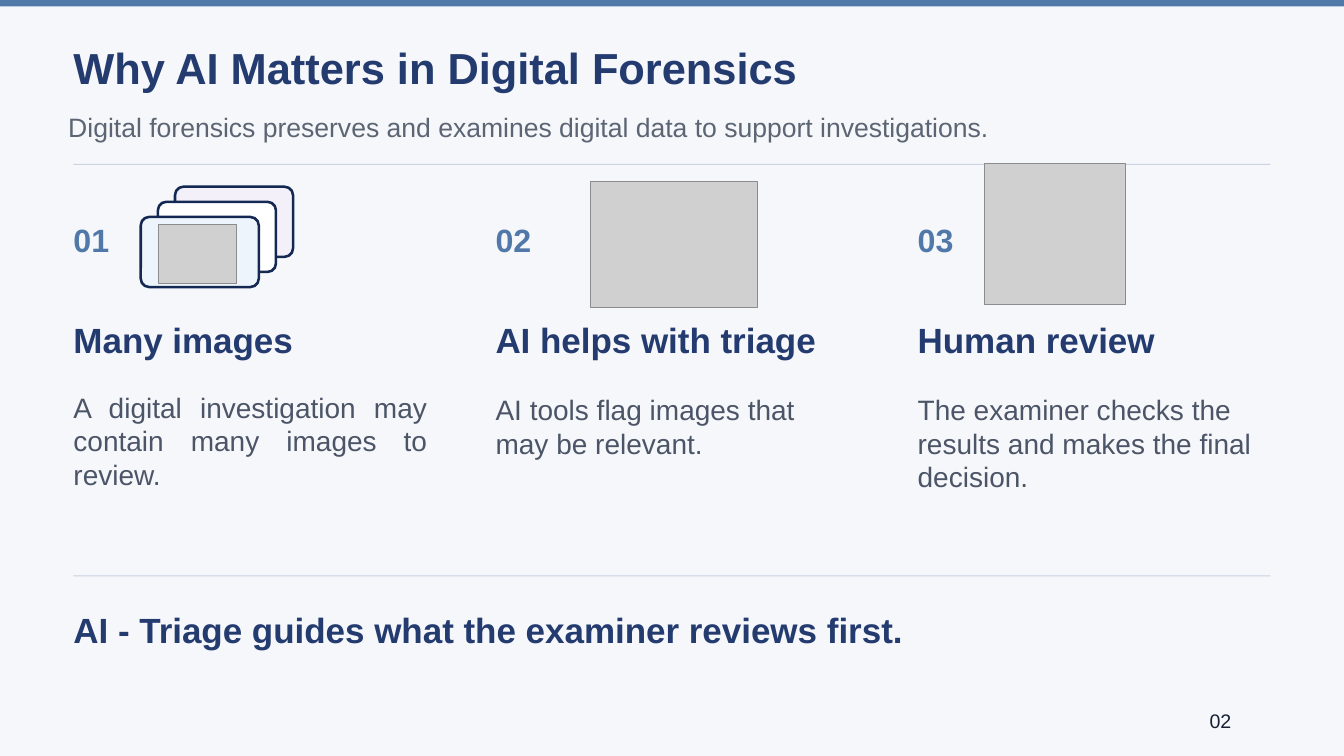
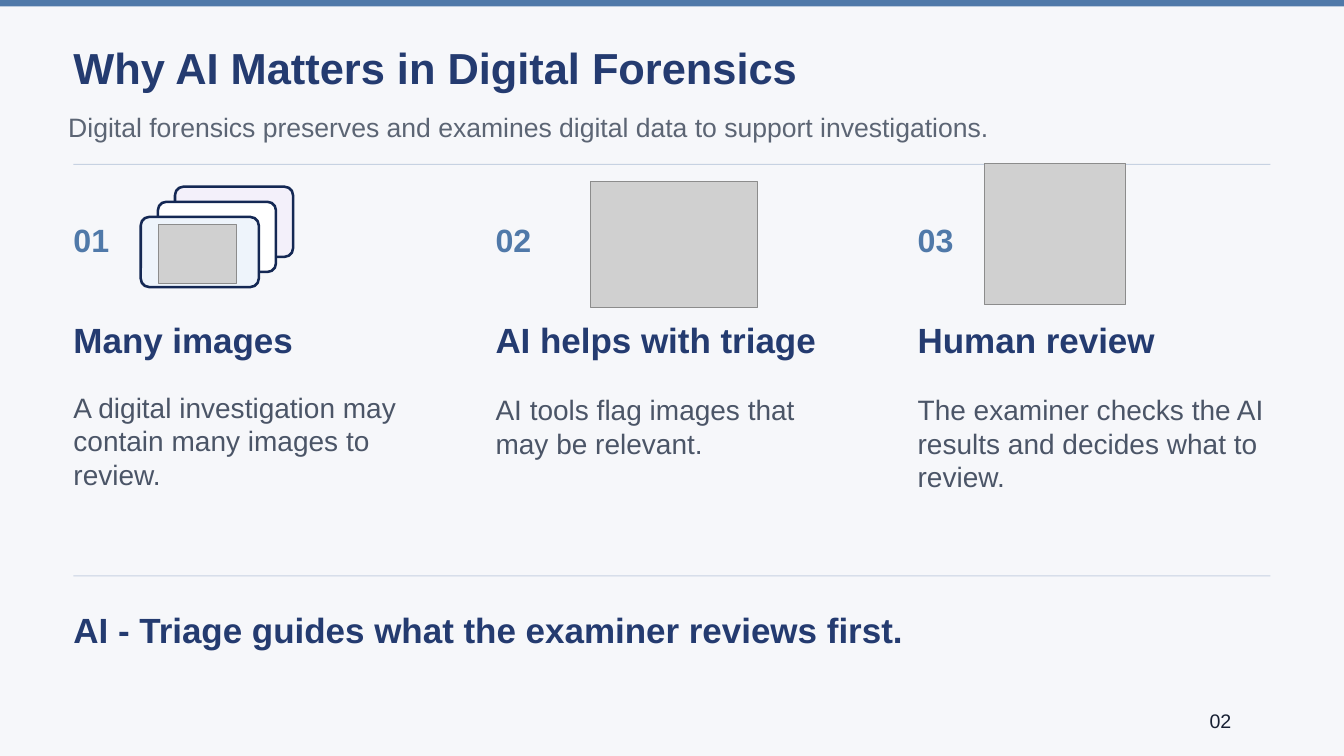
Before and after one commit to lmolinario/Molinario_Thesis_Defense_2026, a slide deck: slide 2 of Molinario_Thesis_Defense_2026.pptx. Drawn at 1344x756 pixels with LibreOffice and Linux fonts; fonts in the diff are those of the drawing; grey boxes stand for pictures. Boxes give left, top, right and bottom in pixels: in the first picture for what was removed or moved away, otherwise in the second. Text is boxed around its words. In the diff, an @@ line names an element or a change of style, - is before the commit and + after.

```diff
--- a/Molinario_Thesis_Defense_2026.pptx
+++ b/Molinario_Thesis_Defense_2026.pptx
@@ text "A digital investigation may contain ..." at [73, 397, 396, 486]: alignment justified to left @@
@@ text at [918, 399, 1263, 488]: text changed @@
-The examiner checks the results and makes the final decision.
+The examiner checks the AI results and decides what to review.
```
Also in this commit, not shown: 11 other slides changed.
